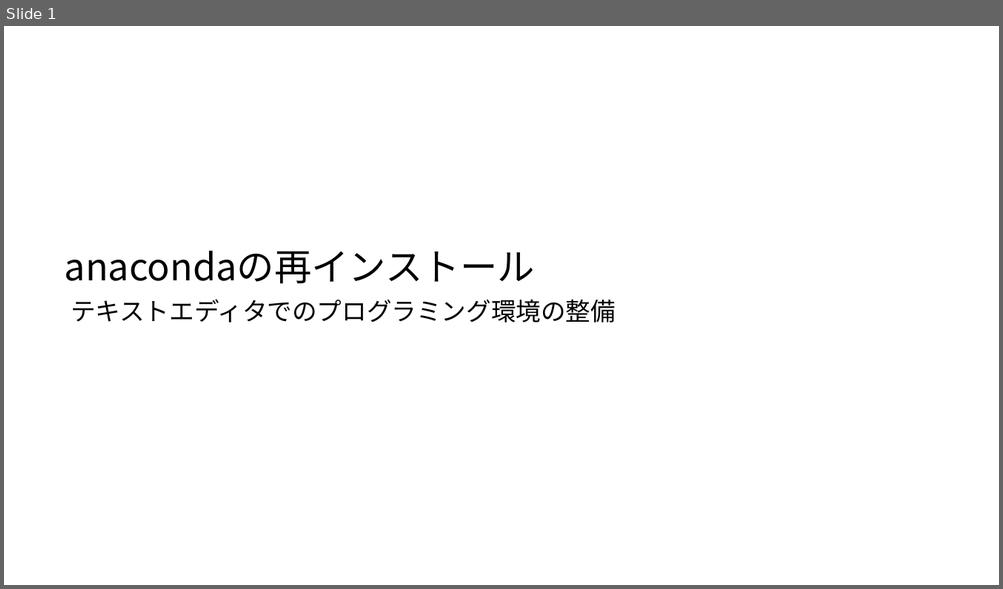
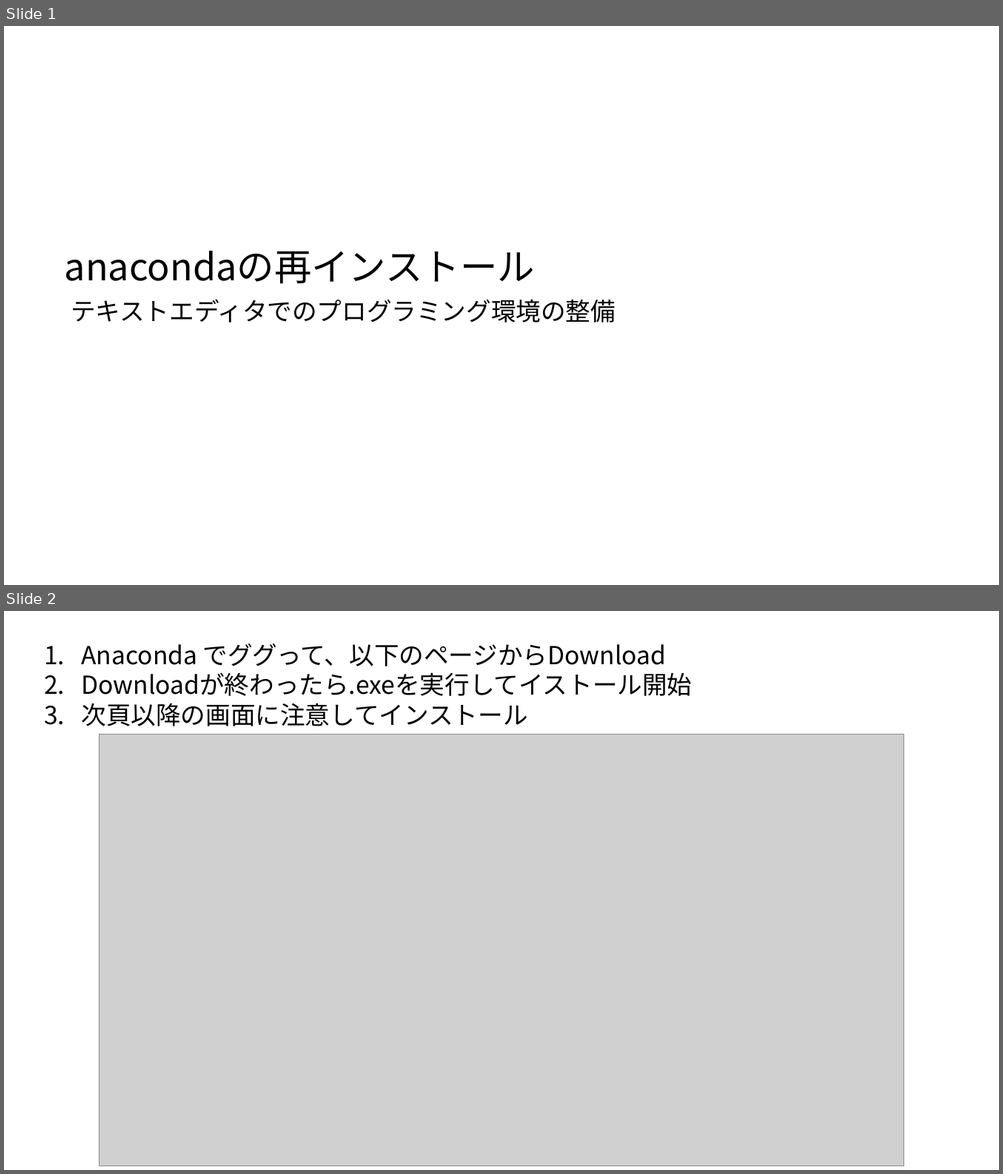
Before and after one commit to ueharaLab/bigdata1_introduction, a slide deck: anaconda.pptx. Shown one above the other, each under a label of ours: slide 1 before the commit, slides 1 and 2 after it. The pictures are 1003x589 and 1003x1174 pixels, drawn with LibreOffice and Linux fonts; fonts in the diff are those of the drawing; grey boxes stand for pictures. Boxes give left, top, right and bottom in pixels: in the first picture for what was removed or moved away, otherwise in the second. Text is boxed around its words. In the diff, an @@ line names an element or a change of style, - is before the commit and + after.

```diff
--- a/anaconda.pptx
+++ b/anaconda.pptx
@@ slide 2 added at (4, 611, 999, 1170), background #FFFFFF @@
@@ text added at (81, 644, 691, 726), 24 pt, text #000000 @@
+1. Anaconda でググって、以下のページからDownload
+2. Downloadが終わったら.exeを実行してイストール開始
+3. 次頁以降の画面に注意してインストール
@@ picture added at (99, 734, 904, 1166) @@
```
Also in this commit, not shown: 1 slide changed, 3 other slides added, 2 slides removed.
